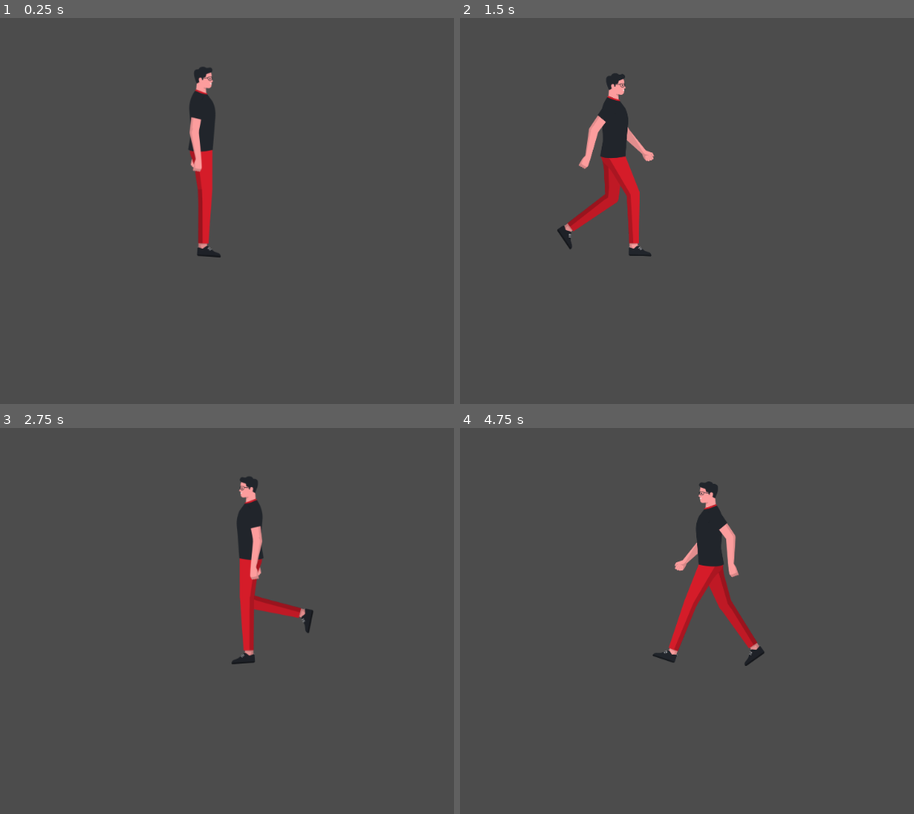
Above: before the commit, frames 1-4 (two rows, left to right).
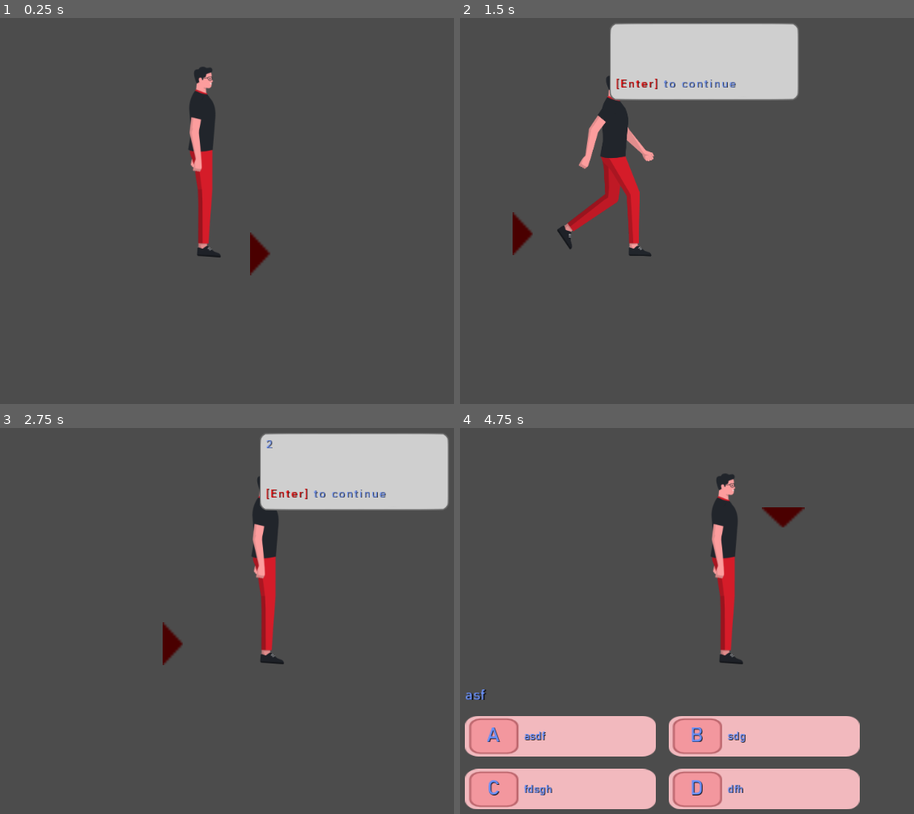
Above: after the commit, the same moments.

Repository: 2nafish117/litwork
Game: Godot game, scene res://source/scenes/tests/TestInteractibles.tscn
Two runs of this game, one before a commit and one after it. Both use one fixed random seed, a clock stepped at 60 frames per second and the inputs below. This scene is started directly instead of the project's main scene.
Inputs:
- Up to frame 1 (0.25 s): no input
- Up to frame 2 (1.5 s): tap Enter (action_interact) at 0.5, 1.35 s; hold Enter (action_interact) 0.53-1.28 s; hold D (move_right) from 0.53 s (still down)
- Up to frame 3 (2.75 s): release D (move_right) at 2.03 s; hold A (move_left) from 2.03 s (still down); hold Enter (action_interact) from 2.03 s (still down)
- Up to frame 4 (4.75 s): release A (move_left) at 2.78 s; release Enter (action_interact) at 2.78 s; hold D (move_right) 2.78-4.28 s; tap Enter (action_interact) at 2.85, 4.35 s; hold Enter (action_interact) 3.53-4.28 s; hold A (move_left) from 4.28 s (still down)

The runs differ from the first frame. In frame 1, 0.3% of the frame differs, in the area x 55-60%, y 55-67%; in frame 2, 8.6%; in frame 3, 12%; in frame 4, 22%, in the area x 1-89%, y 11-99%.

Commit message:
pause global timer in minigame, player cant input for 3 sec in office

Diff:
--- a/source/autoloads/MinigameController.gd
+++ b/source/autoloads/MinigameController.gd
@@ -7,9 +7,11 @@
 
 func quit_minigame():
 	minigame_scene.queue_free()
+	GlobalTimer.paused = false
 	emit_signal("minigame_end")
 	pass
 
 func start_minigame(minigame: PackedScene):
+	GlobalTimer.paused = true
 	minigame_scene = minigame.instance()
 	add_child(minigame_scene)
--- a/source/scenes/MoreDetailsForm.tscn
+++ b/source/mini_games/more_details/MoreDetailsForm.tscn
@@ -2,12 +2,12 @@
 
 [ext_resource path="res://source/ui/DefaultTheme.theme" type="Theme" id=1]
 [ext_resource path="res://source/ui/font_heading.tres" type="DynamicFont" id=2]
-[ext_resource path="res://source/scenes/MoreDetailsForm.gd" type="Script" id=3]
-[ext_resource path="res://source/ui/SceneTransitionButton.gd" type="Script" id=4]
-[ext_resource path="res://source/ui/font_ui_entry.tres" type="DynamicFont" id=5]
-[ext_resource path="res://addons/calendar_button/scripts/calendar_script.gd" type="Script" id=6]
+[ext_resource path="res://source/ui/MinigameEndButton.gd" type="Script" id=3]
+[ext_resource path="res://addons/calendar_button/scripts/calendar_script.gd" type="Script" id=4]
+[ext_resource path="res://source/mini_games/more_details/MoreDetailsForm.gd" type="Script" id=5]
+[ext_resource path="res://source/ui/font_ui_entry.tres" type="DynamicFont" id=6]
 
-[sub_resource type="Image" id=5]
+[sub_resource type="Image" id=1]
 data = {
 "data": PoolByteArray( 255, 255, 255, 0, 90, 114, 136, 0, 117, 139, 146, 0, 112, 135, 143, 0, 97, 122, 133, 0, 94, 119, …(19908 unchanged characters)…
 "format": "RGBA8",
@@ -30,13 +30,13 @@
 }
 
 [sub_resource type="ImageTexture" id=4]
-image = SubResource( 6 )
+image = SubResource( 3 )
 size = Vector2( 32, 32 )
 
 [node name="MoreDetailsForm" type="Control"]
 anchor_right = 1.0
 anchor_bottom = 1.0
-script = ExtResource( 3 )
+script = ExtResource( 5 )
 __meta__ = {
 "_edit_use_anchors_": false
 }
@@ -185,6 +185,6 @@
 margin_top = 461.0
 margin_right = 424.0
 margin_bottom = 516.0
-custom_fonts/font = ExtResource( 5 )
+custom_fonts/font = ExtResource( 6 )
 text = "continue"
-script = ExtResource( 4 )
+script = ExtResource( 3 )
--- a/source/player_charecter/PlayerCharecter.gd
+++ b/source/player_charecter/PlayerCharecter.gd
@@ -22,6 +22,8 @@
 enum {IDLE, INTERACT, WALK}
 var state := IDLE
 
+export var can_input_on_ready: bool = true
+
 onready var animated_sprite: AnimatedSprite = $AnimatedSpriteMale
 
 func _ready() -> void:
@@ -39,8 +41,12 @@
 
 
 func _physics_process(delta: float) -> void:
-	movement = Input.get_action_strength("move_right") - Input.get_action_strength("move_left")
-	movement *= movement_modifier
+	if can_input_on_ready:
+		movement = Input.get_action_strength("move_right") - Input.get_action_strength("move_left")
+		movement *= movement_modifier
+	else:
+		movement = 0.0
+
 	input_interact = Input.is_action_just_pressed("action_interact")
 
 	if !is_on_floor():
@@ -79,3 +85,7 @@
 		speed = 0.0
 		velocity.x = 0.0
 	pass
+
+
+func _on_InputTimer_timeout() -> void:
+	can_input_on_ready = true
--- a/source/player_charecter/PlayerCharecter.tscn
+++ b/source/player_charecter/PlayerCharecter.tscn
@@ -69,3 +69,10 @@
 frames = SubResource( 3 )
 animation = "idle"
 playing = true
+
+[node name="InputTimer" type="Timer" parent="."]
+wait_time = 3.0
+one_shot = true
+autostart = true
+
+[connection signal="timeout" from="InputTimer" to="." method="_on_InputTimer_timeout"]
--- a/source/scenes/Office.tscn
+++ b/source/scenes/Office.tscn
@@ -324,6 +324,7 @@
 extents = Vector2( 37.3463, 76.9229 )
 
 [node name="Office" type="Node2D"]
+position = Vector2( 24, 0 )
 
 [node name="ObjectiveMarker" parent="." instance=ExtResource( 2 )]
 position = Vector2( -294, -75 )
@@ -697,14 +698,14 @@
 position = Vector2( 3083.36, -135.361 )
 scale = Vector2( 1.07127, 1.07127 )
 frames = SubResource( 19 )
-frame = 5
+frame = 4
 playing = true
 
 [node name="AnimatedSprite2" type="AnimatedSprite" parent="Background/Props/Floor1"]
 position = Vector2( 966.479, -133.277 )
 scale = Vector2( 1.07857, 1.07857 )
 frames = SubResource( 20 )
-frame = 14
+frame = 1
 playing = true
 
 [node name="Plant 06" type="Sprite" parent="Background/Props/Floor1"]
@@ -766,7 +767,7 @@
 position = Vector2( 794.299, -910.374 )
 scale = Vector2( 0.889251, 0.889251 )
 frames = SubResource( 21 )
-frame = 19
+frame = 18
 playing = true
 
 [node name="Conference Table 01" type="Sprite" parent="Background/Props/Floor2"]
@@ -798,7 +799,7 @@
 position = Vector2( 1099.71, -903.632 )
 scale = Vector2( 0.956959, 0.956959 )
 frames = SubResource( 22 )
-frame = 6
+frame = 1
 playing = true
 flip_h = true
 
@@ -806,7 +807,7 @@
 position = Vector2( 622.261, -920.692 )
 scale = Vector2( 1.10547, 1.10547 )
 frames = SubResource( 23 )
-frame = 10
+frame = 7
 playing = true
 
 [node name="Conference Table 02" type="Sprite" parent="Background/Props/Floor2"]
@@ -818,7 +819,7 @@
 position = Vector2( 428.778, -895.82 )
 scale = Vector2( 0.830756, 0.830756 )
 frames = SubResource( 24 )
-frame = 9
+frame = 14
 playing = true
 flip_h = true
 
@@ -922,7 +923,7 @@
 position = Vector2( 3369.2, -1598.41 )
 scale = Vector2( 0.783055, 0.783055 )
 frames = SubResource( 25 )
-frame = 1
+frame = 15
 playing = true
 
 [node name="Desk 04" type="Sprite" parent="Background/Props/Floor3"]
@@ -934,11 +935,12 @@
 position = Vector2( 143.194, -1645.33 )
 scale = Vector2( 1.05274, 1.05274 )
 frames = SubResource( 26 )
-frame = 8
+frame = 5
 playing = true
 
 [node name="PlayerCharecter" parent="." instance=ExtResource( 3 )]
 position = Vector2( 87, -1 )
+can_input_on_ready = false
 
 [node name="PlayerCamera" parent="." instance=ExtResource( 4 )]
 current = true
--- a/source/scenes/tests/TestInteractibles.tscn
+++ b/source/scenes/tests/TestInteractibles.tscn
@@ -6,6 +6,7 @@
 [ext_resource path="res://source/interactibles/WaypointArea.tscn" type="PackedScene" id=4]
 [ext_resource path="res://source/interactibles/QuestionPromptArea.tscn" type="PackedScene" id=5]
 [ext_resource path="res://source/ui/SpeechBox.tscn" type="PackedScene" id=6]
+[ext_resource path="res://source/ui/ObjectiveMarker.tscn" type="PackedScene" id=7]
 
 [sub_resource type="RectangleShape2D" id=1]
 extents = Vector2( 1269, 266.5 )
@@ -35,7 +36,7 @@
 player_path = NodePath("../PlayerCharecter")
 
 [node name="PlayerCharecter" parent="." instance=ExtResource( 2 )]
-position = Vector2( 602, -22 )
+position = Vector2( -91, -33 )
 
 [node name="Node2D" type="Node2D" parent="."]
 
@@ -43,6 +44,7 @@
 position = Vector2( 244, -90 )
 next_prompt = NodePath("../QuestionPromptArea")
 active = true
+first_objective = true
 
 [node name="CollisionShape2D" type="CollisionShape2D" parent="Node2D/DialogueArea"]
 position = Vector2( 2.5, -8 )
@@ -85,6 +87,7 @@
 [node name="WaypointArea" parent="Node2D" instance=ExtResource( 4 )]
 position = Vector2( 467, -101 )
 next_prompt = NodePath("../DialogueArea2")
+objective_text = "go to 3rd floor"
 
 [node name="CollisionShape2D" type="CollisionShape2D" parent="Node2D/WaypointArea"]
 position = Vector2( 3, 4.5 )
@@ -117,3 +120,6 @@
 margin_right = 336.0
 margin_bottom = -128.0
 bb_text = "3"
+
+[node name="ObjectiveMarker" parent="." instance=ExtResource( 7 )]
+camera_path = NodePath("../PlayerCamera")
--- a/source/scenes/tests/TestMinigame.tscn
+++ b/source/scenes/tests/TestMinigame.tscn
@@ -3,7 +3,7 @@
 [ext_resource path="res://source/player_camera/PlayerCamera.tscn" type="PackedScene" id=1]
 [ext_resource path="res://source/player_charecter/PlayerCharecter.tscn" type="PackedScene" id=2]
 [ext_resource path="res://source/interactibles/MinigameArea.tscn" type="PackedScene" id=3]
-[ext_resource path="res://source/mini_games/test_minigame/Main.tscn" type="PackedScene" id=4]
+[ext_resource path="res://source/mini_games/more_details/MoreDetailsForm.tscn" type="PackedScene" id=4]
 
 [sub_resource type="RectangleShape2D" id=1]
 extents = Vector2( 1576, 167.5 )
--- a/source/scenes/tests/TestPlayerDialogue.tscn
+++ b/source/scenes/tests/TestPlayerDialogue.tscn
@@ -9,8 +9,11 @@
 [sub_resource type="RectangleShape2D" id=1]
 extents = Vector2( 889.5, 43.5 )
 
-[sub_resource type="RectangleShape2D" id=2]
-extents = Vector2( 72.5, 143 )
+[sub_resource type="RectangleShape2D" id=5]
+extents = Vector2( 75.5, 143 )
+
+[sub_resource type="RectangleShape2D" id=6]
+extents = Vector2( 67.5, 143 )
 
 [sub_resource type="RectangleShape2D" id=3]
 extents = Vector2( 72, 144 )
@@ -39,8 +42,8 @@
 begin_on_enter = false
 
 [node name="CollisionShape2D" type="CollisionShape2D" parent="Dialogues/DialogueArea"]
-position = Vector2( 4.5, 61 )
-shape = SubResource( 2 )
+position = Vector2( 7.5, 61 )
+shape = SubResource( 5 )
 
 [node name="SpeechBox" parent="Dialogues/DialogueArea" instance=ExtResource( 3 )]
 margin_left = -65.0
@@ -64,6 +67,44 @@
 bb_text = "3sdaddddddddddddddddddddddddddddd"
 
 [node name="SpeechBox4" parent="Dialogues/DialogueArea" instance=ExtResource( 3 )]
+margin_left = -65.0
+margin_top = -216.0
+margin_right = 235.0
+margin_bottom = -116.0
+bb_text = "asfasDFsdgkfnsdlkjgn"
+
+[node name="DialogueArea4" parent="Dialogues" instance=ExtResource( 2 )]
+position = Vector2( 729, 528 )
+next_prompt = NodePath("../QuestionPromptArea")
+active = true
+begin_on_enter = false
+
+[node name="CollisionShape2D" type="CollisionShape2D" parent="Dialogues/DialogueArea4"]
+position = Vector2( 4.5, 61 )
+shape = SubResource( 6 )
+
+[node name="SpeechBox" parent="Dialogues/DialogueArea4" instance=ExtResource( 3 )]
+margin_left = -65.0
+margin_top = -217.0
+margin_right = 235.0
+margin_bottom = -117.0
+bb_text = "helloddddddddddddddddddddddddddddddd"
+
+[node name="SpeechBox2" parent="Dialogues/DialogueArea4" instance=ExtResource( 3 )]
+margin_left = -62.0
+margin_top = -216.0
+margin_right = 238.0
+margin_bottom = -116.0
+bb_text = "2asddddddddddddddddddddddddddddddddddddddddd"
+
+[node name="SpeechBox3" parent="Dialogues/DialogueArea4" instance=ExtResource( 3 )]
+margin_left = -63.0
+margin_top = -219.0
+margin_right = 237.0
+margin_bottom = -119.0
+bb_text = "3sdaddddddddddddddddddddddddddddd"
+
+[node name="SpeechBox4" parent="Dialogues/DialogueArea4" instance=ExtResource( 3 )]
 margin_left = -65.0
 margin_top = -216.0
 margin_right = 235.0
Renamed: source/scenes/MoreDetailsForm.gd -> source/mini_games/more_details/MoreDetailsForm.gd
Not shown: 2 places in source/mini_games/more_details/MoreDetailsForm.tscn that only renumber resources
Not shown: 1 places in source/scenes/tests/TestInteractibles.tscn that only renumber resources
Not shown: 1 places in source/scenes/tests/TestPlayerDialogue.tscn that only renumber resources
